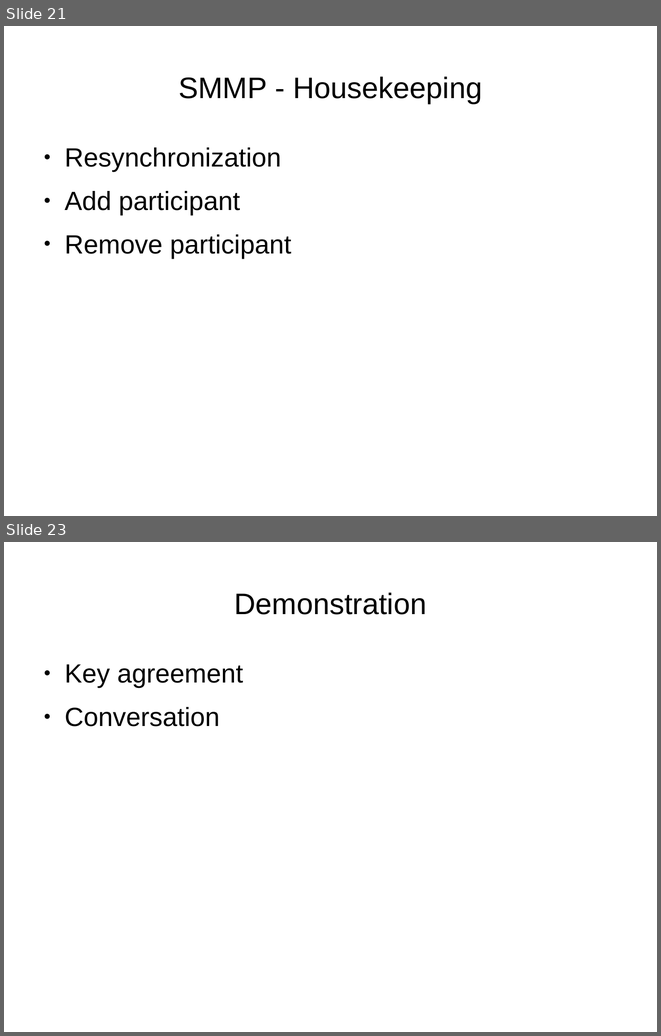
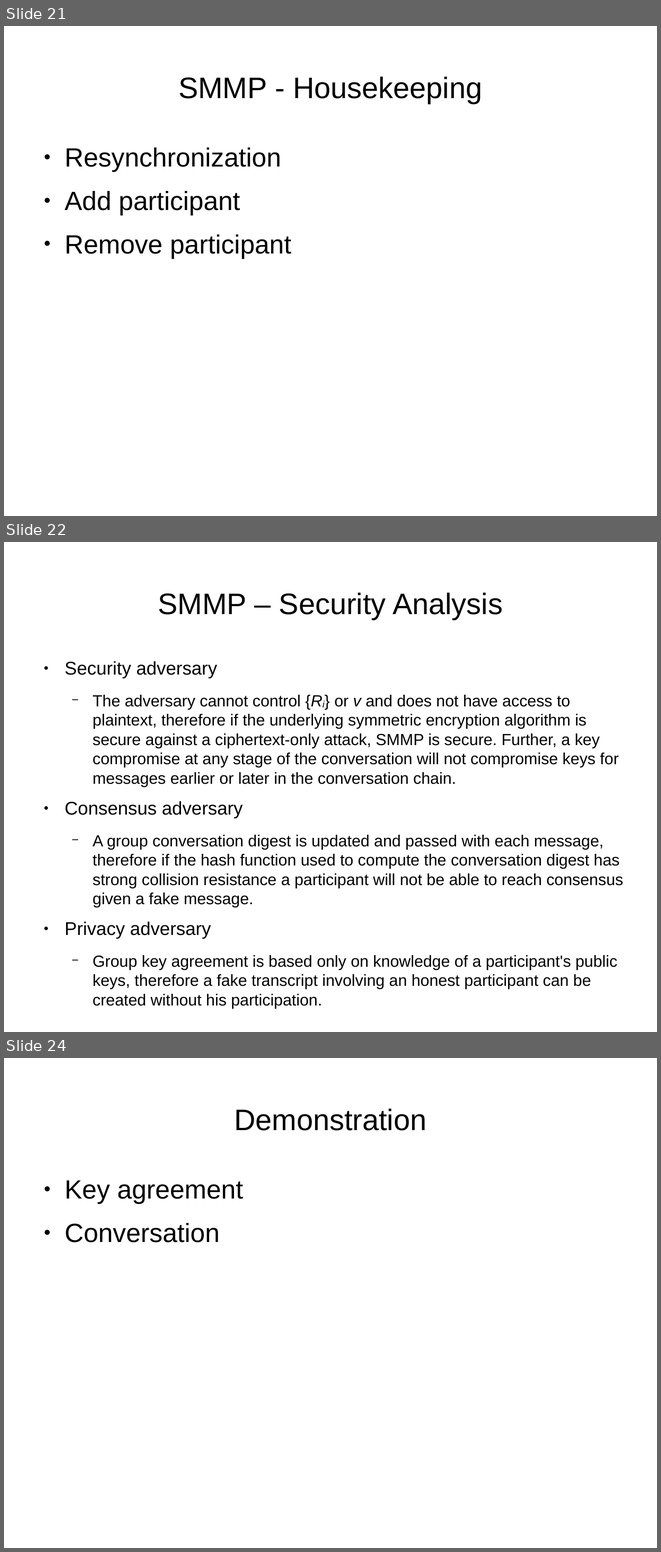
Before and after one commit to rxcomm/smmp, a slide deck: spec/slideshow.odp. Shown one above the other, each under a label of ours: slides 21 and 23 before the commit, slides 21, 22 and 24 after it; the slides between them are not shown. The pictures are 661x1036 and 661x1552 pixels, drawn with LibreOffice and Linux fonts; fonts in the diff are those of the drawing. Boxes give left, top, right and bottom in pixels: in the first picture for what was removed or moved away, otherwise in the second. Text is boxed around its words. In the diff, an @@ line names an element or a change of style, - is before the commit and + after.

```diff
--- a/spec/slideshow.odp
+++ b/spec/slideshow.odp
@@ slide 22 added at [4,542,657,1032], background #FFFFFF @@
@@ title added at [158,592,503,619], 36 pt, text #000000 @@
+SMMP – Security Analysis
@@ text added at [64,661,623,1008], 19.6 pt, text #000000 @@
+● Security adversary
+  − The adversary cannot control {Ri} or v and does not have access to plaintext, therefore if the underlying symmetric encryption algorithm is secure against a ciphertext-only attack, SMMP is secure. Further, a key compromise at any stage of the conversation will not compromise keys for messages earlier or later in the conversation chain.
+● Consensus adversary
+  − A group conversation digest is updated and passed with each message, therefore if the hash function used to compute the conversation digest has strong collision resistance a participant will not be able to reach consensus given a fake message.
+● Privacy adversary
+  − Group key agreement is based only on knowledge of a participant's public keys, therefore a fake transcript involving an honest participant can be created without his participation.
@@ what was slide 23 is now slide 24 @@
```
Also in this commit, not shown: 2 slides changed, 1 other slide added, 1 slide removed, 4 other files.
